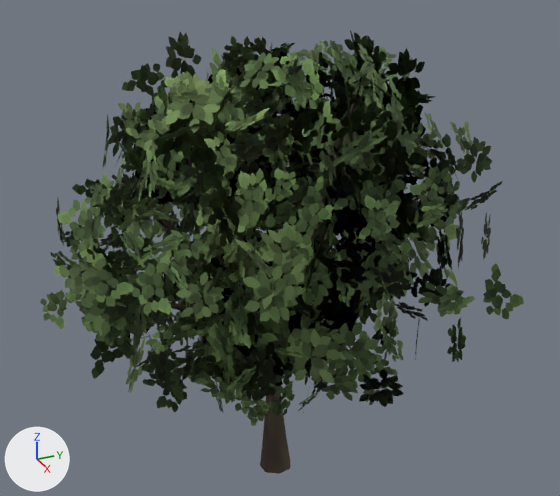
A saved change to the glTF model web/public/models/trees/linden_1.glb.
One viewpoint serves both versions: a camera (50 mm lens) standing at (1.395, -0.558, 1.214) and looking at (0.016, 0.063, 0.524). The axes (+X, +Y, +Z) are drawn at lower left. The lights are the same throughout. The picture after the commit comes second.

Before the edit, the objects in view are built like this:
```python
ob_linden_1 = bpy.data.objects.new('linden_1', me_linden_1)
ob_linden_1.location = (0.0, 0.0, 0.0)
```
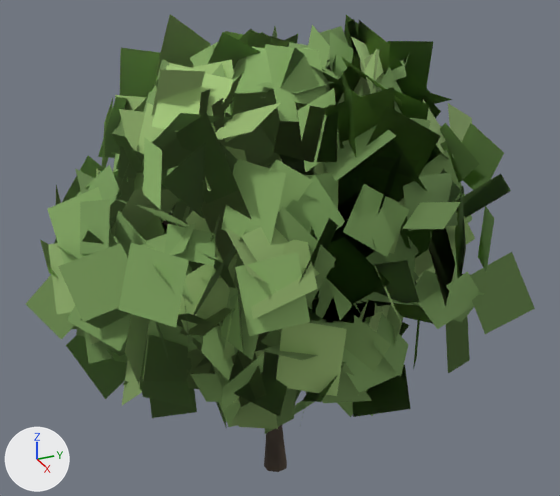
Boxes (x1, y1, x2, y2) around the edits, measured in the pictures (560 x 496 px; the box of a moved part takes in the faces that stretch with it):
'linden_1', surface changed, reshaped (lighter)
    before: (40, 30, 524, 474)
    after: (26, 14, 535, 472)
part 1 of me_linden_1, moved or reshaped
    before: (260, 385, 290, 474)
    after: (264, 425, 287, 472)
part 2 of me_linden_1, surface changed (lighter)
    before: (40, 30, 524, 426)
    after: (26, 14, 535, 434)

Edits to the bpy script that builds the scene:
```text
Change mat_foliage:
    remove # nodes: BsdfPrincipled, Math x3, Mix, OutputMaterial, TexImage, VertexColor
    remove # uses the picture img_image_0
    nodes: BsdfPrincipled, Math x2, OutputMaterial, VertexColor
Change me_linden_1:
    where me_linden_1.from_pydata(...)  # 3865 vertices, 2172 faces; spans x -0.5..0.5, y -0.456..0.456, z 0.0..1.0
    used by ob_linden_1; location = (0.0, 0.0, 0.0)
    me_linden_1 part 1: the loose piece of 49 vertices spanning x 0.038..0.119, y -0.011..0.059, z 0.0..0.236 is multiplied about its middle by the matrix ((0.757, -0.002, -0.034), (-0.002, 0.75, 0.008), (-0.045, 0.01, 0.995)), then moved by (-0.002, 0.0, -0.002)
    me_linden_1 part 2: texture (UV) coordinates of 1800 of 2172 faces, centred in x -0.461..0.445, y -0.416..0.421, z 0.254..0.955, changed; they spanned u 0.0..0.5, v 0.51..0.99 and now span u 0.0..0.5, v 0.75..1.0
```
